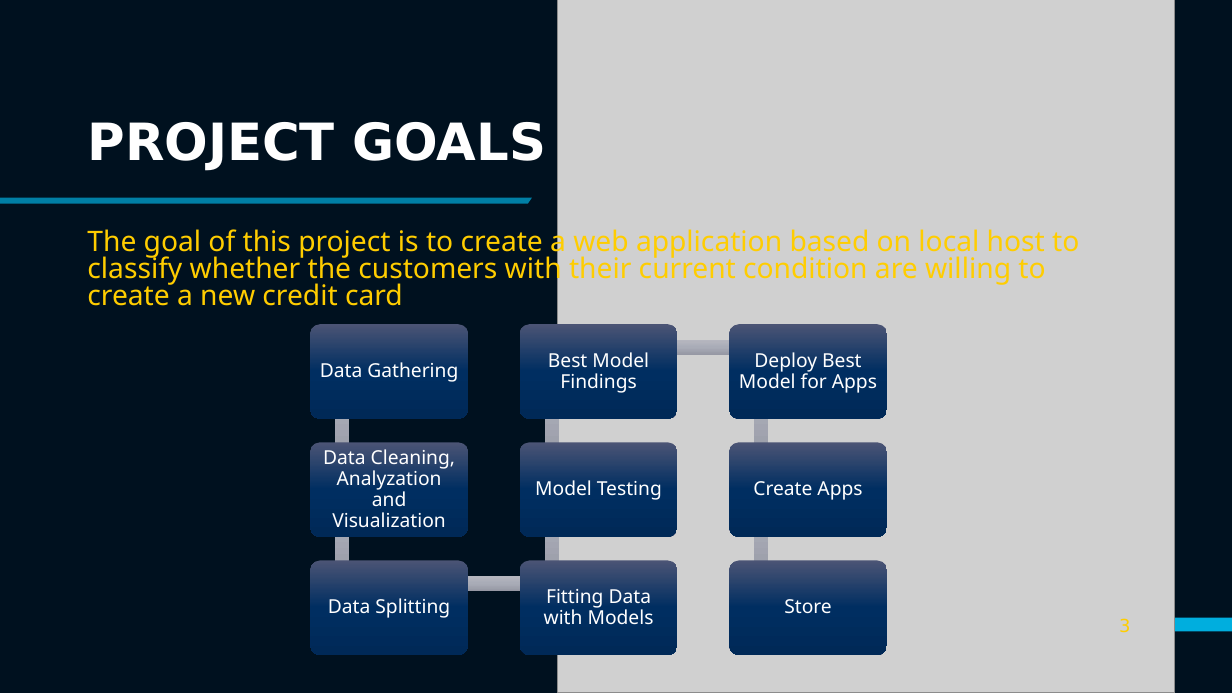
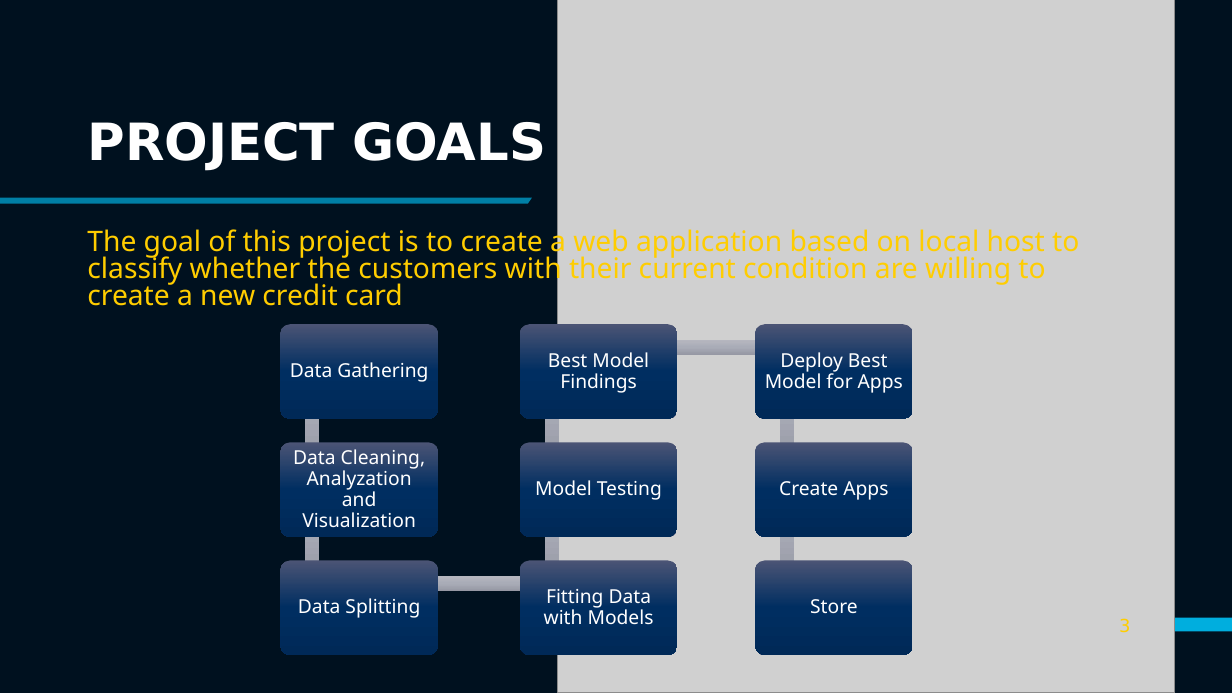
Before and after one commit to x-conx/Purwadhika_Projct_Finale, a slide deck: slide 3 of Credit Card Opening Prediction.pptx. Drawn at 1232x693 pixels with LibreOffice and Linux fonts; fonts in the diff are those of the drawing; grey boxes stand for pictures. Boxes give left, top, right and bottom in pixels: in the first picture for what was removed or moved away, otherwise in the second. Text is boxed around its words. In the diff, an @@ line names an element or a change of style, - is before the commit and + after.

```diff
--- a/Credit Card Opening Prediction.pptx
+++ b/Credit Card Opening Prediction.pptx
@@ rectangle: place and size @@
-rectangle at bbox=[552, 340, 761, 354]
+rectangle at bbox=[552, 340, 787, 354]
@@ 3 texts, 3 rounded rectangles, 2 rectangles: place and size @@
-3 texts, 3 rounded rectangles, 2 rectangles at bbox=[311, 324, 468, 655]
+3 texts, 3 rounded rectangles, 2 rectangles at bbox=[281, 324, 438, 655]
@@ 3 texts, 3 rounded rectangles, 2 rectangles: place and size @@
-3 texts, 3 rounded rectangles, 2 rectangles at bbox=[729, 324, 886, 655]
+3 texts, 3 rounded rectangles, 2 rectangles at bbox=[755, 324, 912, 655]
@@ rectangle: place and size @@
-rectangle at bbox=[343, 577, 552, 591]
+rectangle at bbox=[312, 577, 552, 591]
```
Also in this commit, not shown: 3 other slides changed, 7 slides added, 1 slide removed.
